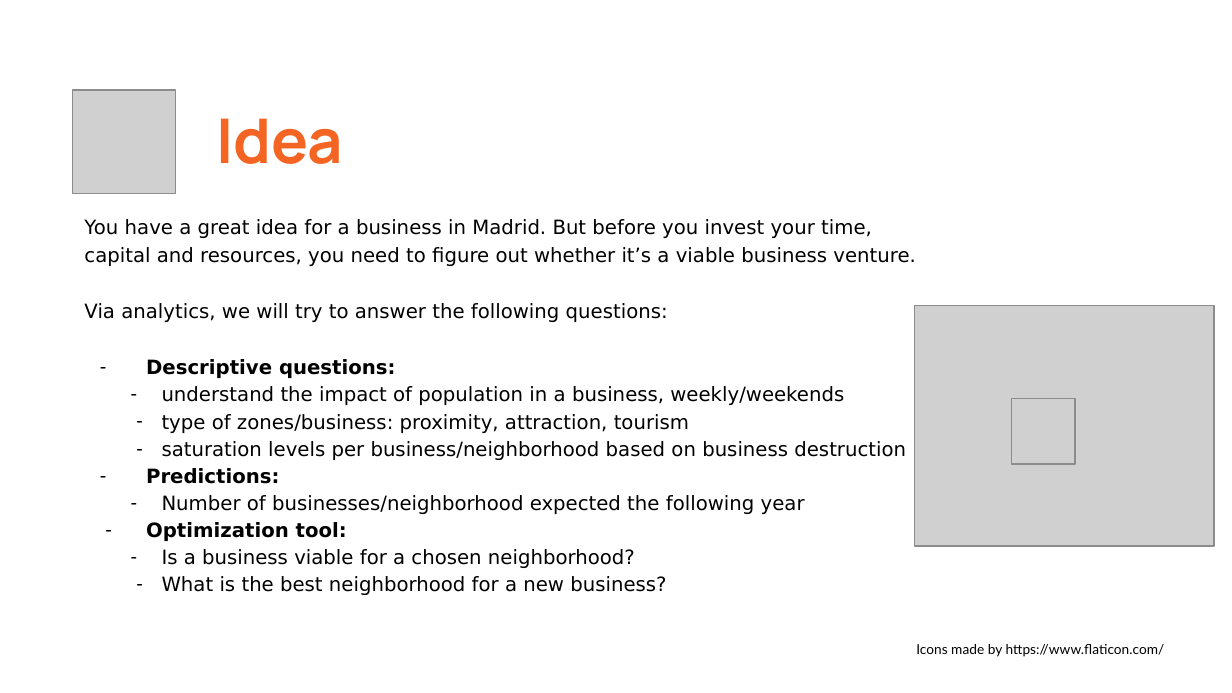
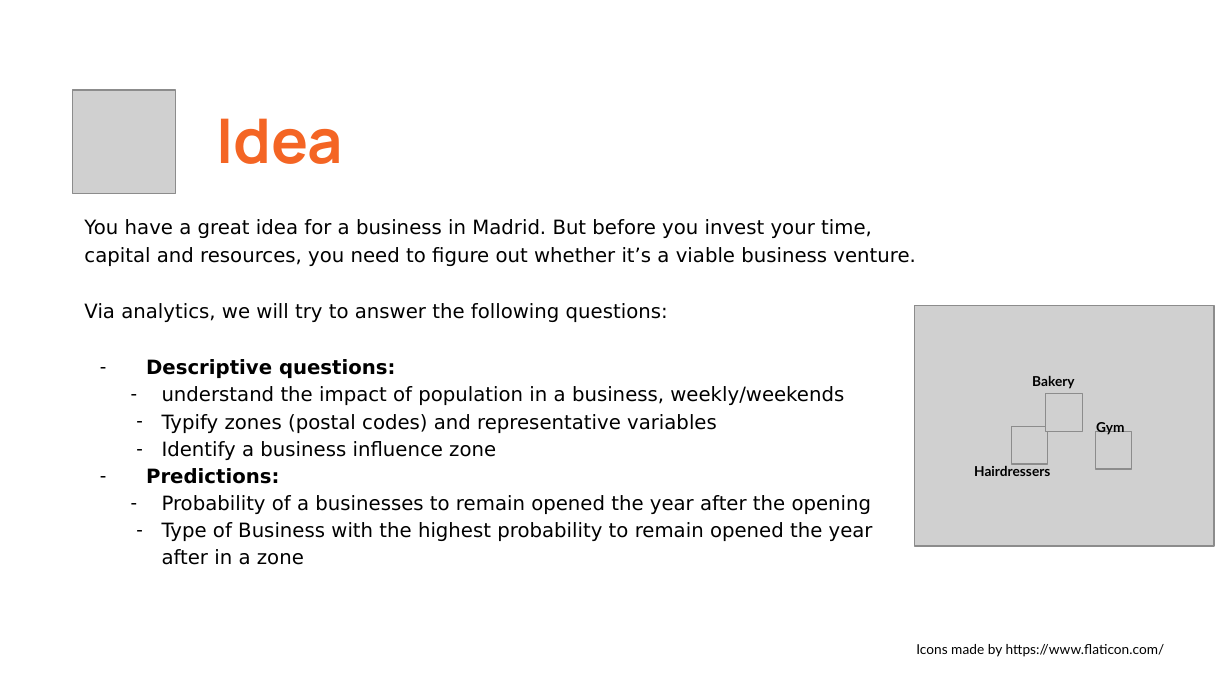
Before and after one commit to bdiazcor/TFM-Test-your-business-viability, a slide deck: slide 2 of TFM BDC Test your Business Viability.pptx. Drawn at 1232x693 pixels with LibreOffice and Linux fonts; fonts in the diff are those of the drawing; grey boxes stand for pictures. Boxes give left, top, right and bottom in pixels: in the first picture for what was removed or moved away, otherwise in the second. Text is boxed around its words. In the diff, an @@ line names an element or a change of style, - is before the commit and + after.

Commit message:
Project ide review
I have changed the project approach to a classification problem (instead of the initial TS problem)

```diff
--- a/TFM BDC Test your Business Viability.pptx
+++ b/TFM BDC Test your Business Viability.pptx
@@ text added at (1032,376,1075,389), 8 pt, text #000000, bold @@
+Bakery
@@ title at (162,414,717,460): text changed @@
-  – type of zones/business: proximity, attraction, tourism
-  – saturation levels per business/neighborhood based on business destruction
+  – Typify zones (postal codes) and representative variables
+  – Identify a business influence zone
@@ picture added at (1046,394,1083,432) @@
@@ picture: place and size @@
-picture at (1011,398,1076,463)
+picture at (1011,426,1048,464)
@@ picture added at (1095,431,1132,469) @@
@@ text added at (1096,422,1124,435), 8 pt, text #000000, bold @@
+Gym
@@ text added at (974,464,1050,476), 8 pt, text #000000, bold @@
+Hairdressers
@@ title at (162,495,873,565): text changed @@
-  – Number of businesses/neighborhood expected the following year
-– Optimization tool:
-  – Is a business viable for a chosen neighborhood?
-  – What is the best neighborhood for a new business?
+  – Probability of a businesses to remain opened the year after the opening
+  – Type of Business with the highest probability to remain opened the year after in a zone
```
Also in this commit, not shown: 3 other slides changed, 2 slides added, 1 slide removed.
